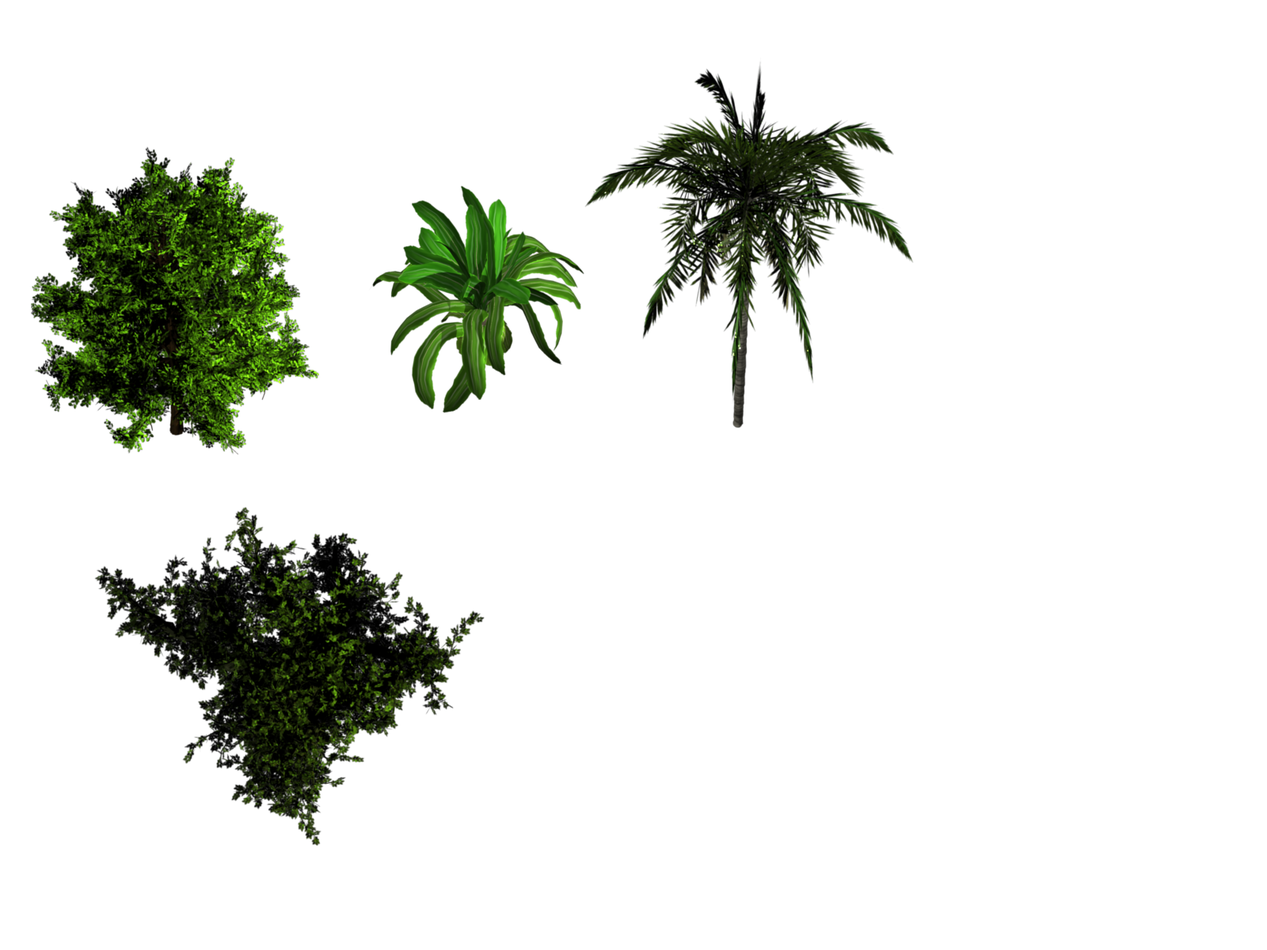
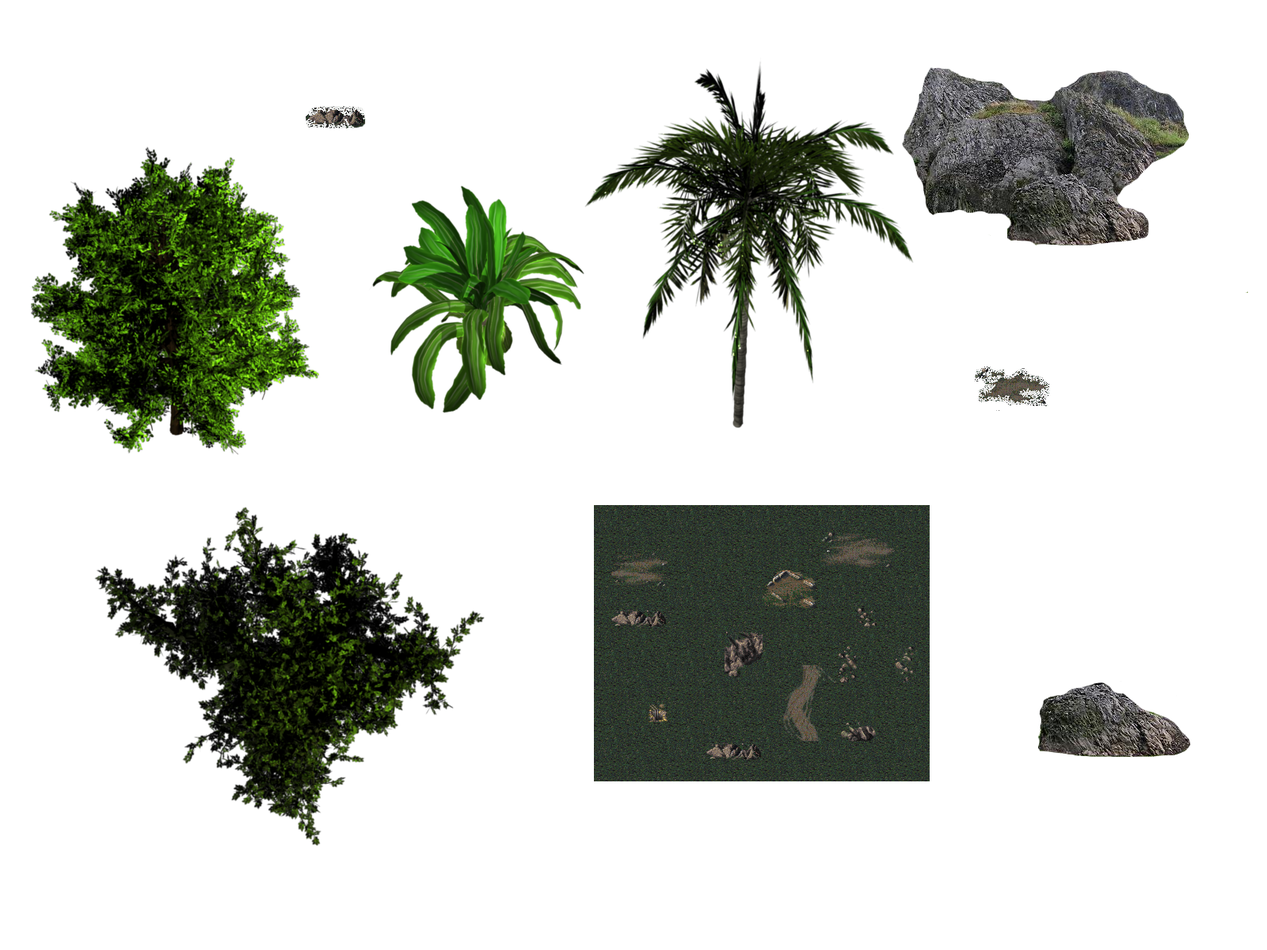
Before/after of a 1267px x 950px layered artwork. What changed in the layer stack:
added layer "Clipboard#3" above "Clipboard#4" over (900, 66, 1248, 293)
added layer "Clipboard#4" above "Clipboard#1" over (1037, 680, 1191, 758)
added layer "Clipboard#1" above "Clipboard#2" over (305, 106, 366, 129)
added layer "Clipboard#2" above "Clipboard" over (973, 365, 1050, 411)
added layer "Clipboard" above "0001.png#2" over (593, 505, 930, 782)
